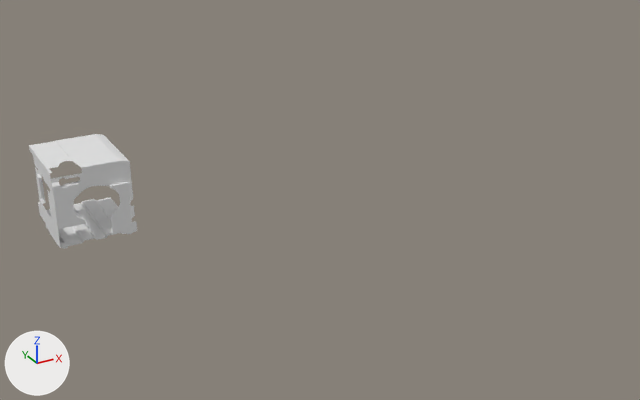
Before and after pictures for a commit that changed the Blender file 2A46M_model/2A46M-5.blend.
The view is the same before and after, from a camera (50 mm lens) standing at (-2.99, -12.86, 5.51) and looking at (3.2, -1.6, -0.12). Arrows for +X, +Y and +Z are at lower left; the lights stay in place.

The scene before the commit, as lines of its bpy script (objects in view):
```python
me_plane = bpy.data.meshes.new('Plane')
me_plane.from_pydata(...)  # 992 vertices, 888 faces; spans x 0.91..2.15, y -0.99..0.54, z -0.11..1.2
ob_brach = bpy.data.objects.new('Brach', me_plane)
ob_brach.location = (-1.53, 0.69, -0.61)
```
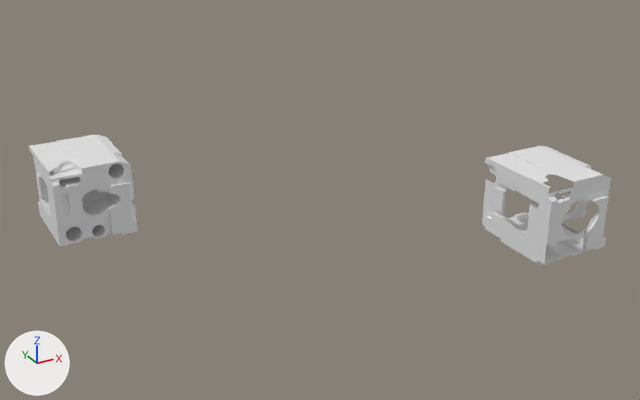
Pixel boxes (x1, y1, x2, y2) of what changed, in the pictures (640 x 400 px):
'Brach', moved
    before: (29, 134, 137, 249)
    after: (482, 146, 611, 265)
'breach2.0', added
    after: (29, 135, 138, 246)

What the commit changed:
Mesh me_cube_001 is new.
It has 1024 vertices, 528 faces and spans x -1.0..1.0, y -1.0..1.62, z -0.99..0.96.
Object 'Brach' (ob_brach) moves from (-1.53, 0.69, -0.61) to (4.57, -3.3, -0.61).
Object 'breach2.0' (ob_breach2_0) is new; it shows me_cube_001.
Its location is (0.0, 0.31, 0.0).
Its scale is (0.616, 0.616, 0.616).
